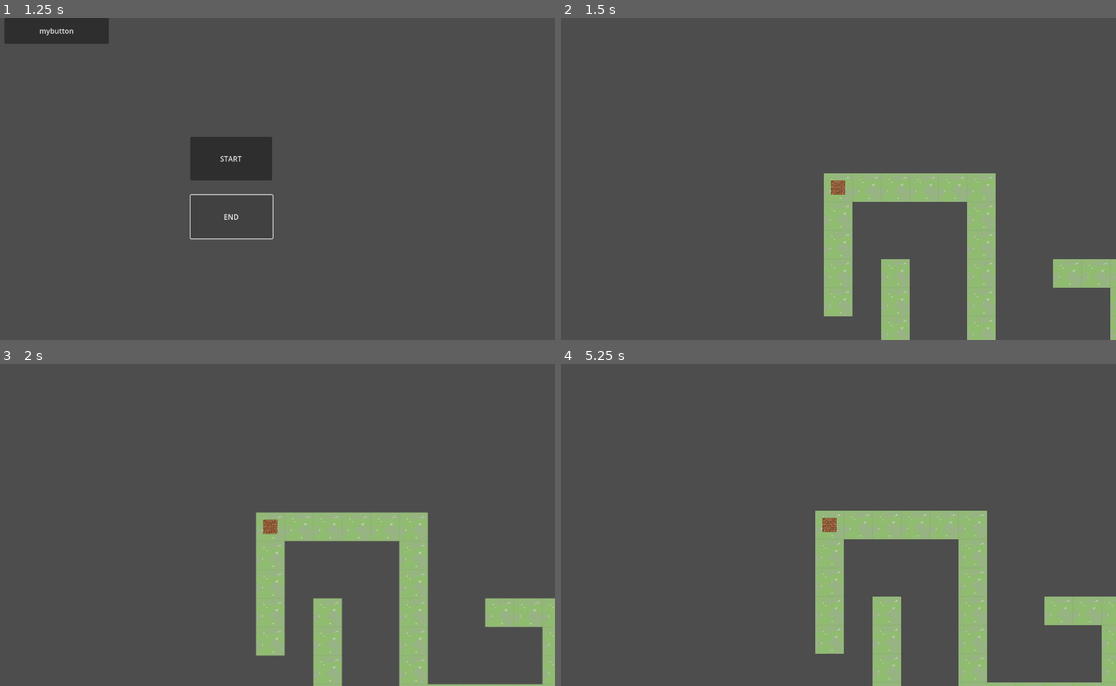
Above: before the commit, frames 1-4 (two rows, left to right).
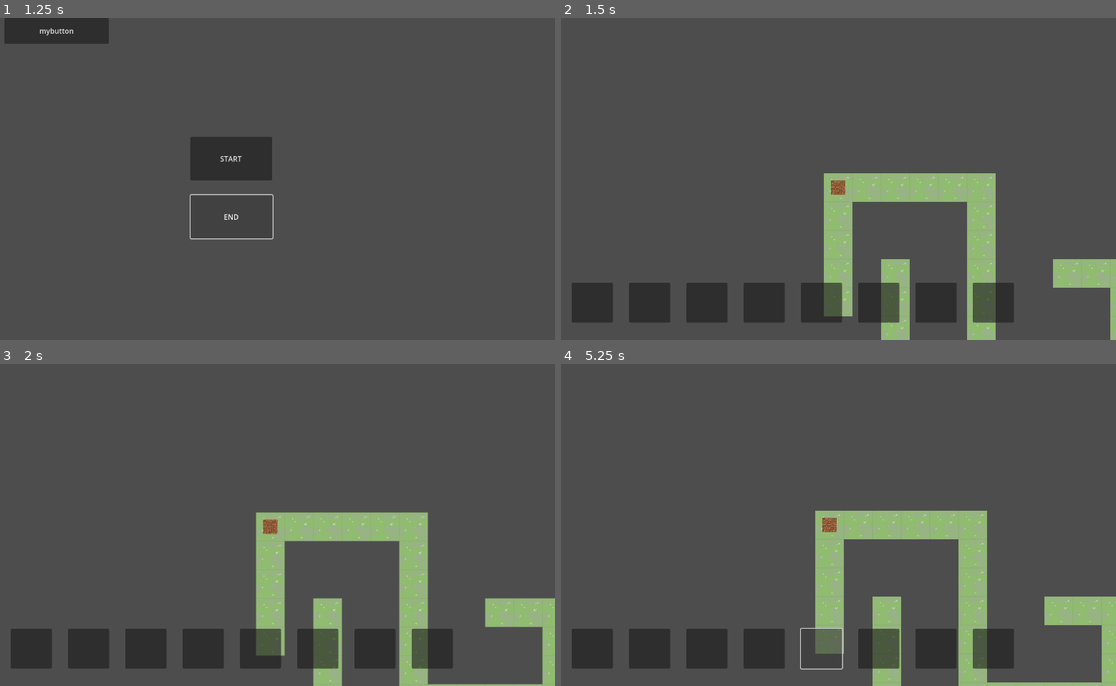
Above: after the commit, the same moments.

Repository: Flash-Night/ld58
Game: Godot game, scene res://main.tscn
Two runs of this game, one before a commit and one after it. Both use one fixed random seed, a clock stepped at 60 frames per second and the inputs below.
Inputs (mouse positions are in pixels of both pictures, inside the frame that each line leads up to):
- Up to frame 1 (1.25 s): click "END" at 0.5 s
- Up to frame 2 (1.5 s): click "START" at 1.25 s
- Up to frame 3 (2 s): no input
- Up to frame 4 (5.25 s): click (594, 647) at 2.02 s; click (649, 647) at 2.77 s; click (705, 647) at 3.52 s; click (766, 647) at 4.27 s; click (821, 647) at 5.02 s

Frame 1 is identical in both runs. In frame 2, 7.2% of the frame differs, in the area x 1-82%, y 82-95%; in frame 3, 7.2%; in frame 4, 6.8%.

Commit message:
add ui butttons

Diff:
--- /dev/null
+++ b/camera_ui.tscn
@@ -0,0 +1,70 @@
+[gd_scene load_steps=3 format=3 uid="uid://5rp7htiqtlyd"]
+
+[ext_resource type="Script" uid="uid://bb7dygvxnsmso" path="res://camera_2d.gd" id="1_js8ic"]
+[ext_resource type="PackedScene" uid="uid://dtoriorndbbrh" path="res://monster_using.tscn" id="2_r0gvv"]
+
+[node name="Camera2D" type="Camera2D"]
+z_index = 2
+script = ExtResource("1_js8ic")
+
+[node name="Control" type="Control" parent="."]
+layout_mode = 3
+anchors_preset = 0
+offset_right = 40.0
+offset_bottom = 40.0
+
+[node name="Button" parent="Control" instance=ExtResource("2_r0gvv")]
+layout_mode = 0
+offset_left = -576.0
+offset_top = 232.0
+offset_right = -484.0
+offset_bottom = 321.0
+
+[node name="Button2" parent="Control" instance=ExtResource("2_r0gvv")]
+layout_mode = 0
+offset_left = -448.0
+offset_top = 232.0
+offset_right = -356.0
+offset_bottom = 321.0
+
+[node name="Button3" parent="Control" instance=ExtResource("2_r0gvv")]
+layout_mode = 0
+offset_left = -320.0
+offset_top = 232.0
+offset_right = -228.0
+offset_bottom = 321.0
+
+[node name="Button4" parent="Control" instance=ExtResource("2_r0gvv")]
+layout_mode = 0
+offset_left = -192.0
+offset_top = 232.0
+offset_right = -100.0
+offset_bottom = 321.0
+
+[node name="Button5" parent="Control" instance=ExtResource("2_r0gvv")]
+layout_mode = 0
+offset_left = -64.0
+offset_top = 232.0
+offset_right = 28.0
+offset_bottom = 321.0
+
+[node name="Button6" parent="Control" instance=ExtResource("2_r0gvv")]
+layout_mode = 0
+offset_left = 64.0
+offset_top = 232.0
+offset_right = 156.0
+offset_bottom = 321.0
+
+[node name="Button7" parent="Control" instance=ExtResource("2_r0gvv")]
+layout_mode = 0
+offset_left = 192.0
+offset_top = 232.0
+offset_right = 284.0
+offset_bottom = 321.0
+
+[node name="Button8" parent="Control" instance=ExtResource("2_r0gvv")]
+layout_mode = 0
+offset_left = 320.0
+offset_top = 232.0
+offset_right = 412.0
+offset_bottom = 321.0
--- a/game.tscn
+++ b/game.tscn
@@ -2,7 +2,7 @@
 
 [ext_resource type="TileSet" uid="uid://ct4qtskumin4" path="res://map/maptile.tres" id="1_80nbo"]
 [ext_resource type="PackedScene" uid="uid://crn883haovaie" path="res://player.tscn" id="1_e2o6t"]
-[ext_resource type="Script" uid="uid://bb7dygvxnsmso" path="res://camera_2d.gd" id="1_feb5d"]
+[ext_resource type="PackedScene" uid="uid://5rp7htiqtlyd" path="res://camera_ui.tscn" id="3_feb5d"]
 
 [node name="Game" type="Node2D"]
 
@@ -13,12 +13,4 @@
 tile_map_data = PackedByteArray("AAAAAAAAAAAAAAAAAAABAAAAAAAAAAAAAAACAAAAAAAAAAAAAAADAAAAAAAAAAAAAAAEAAAAAAAAAAAAAAAFAA …(848 unchanged characters)…
 tile_set = ExtResource("1_80nbo")
 
-[node name="Camera2D" type="Camera2D" parent="."]
-z_index = 2
-script = ExtResource("1_feb5d")
-
-[node name="Control" type="Control" parent="Camera2D"]
-layout_mode = 3
-anchors_preset = 0
-offset_right = 40.0
-offset_bottom = 40.0
+[node name="Camera2D" parent="." instance=ExtResource("3_feb5d")]
--- /dev/null
+++ b/monster_using.tscn
@@ -0,0 +1,7 @@
+[gd_scene format=3 uid="uid://dtoriorndbbrh"]
+
+[node name="Button" type="Button"]
+offset_left = -624.0
+offset_top = 257.0
+offset_right = -532.0
+offset_bottom = 346.0
